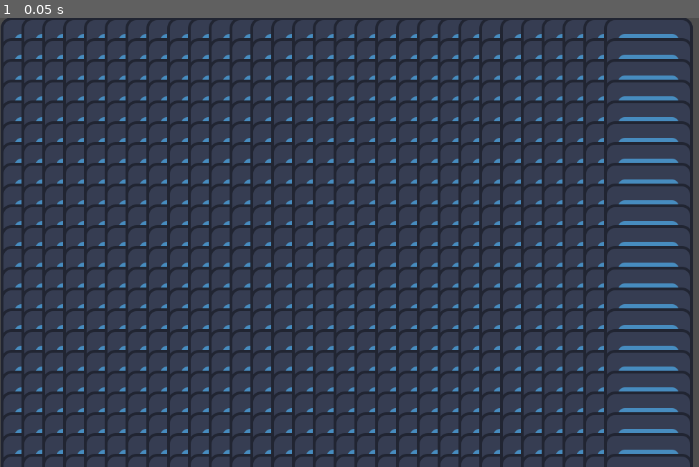
Above: before the commit, frame 1.
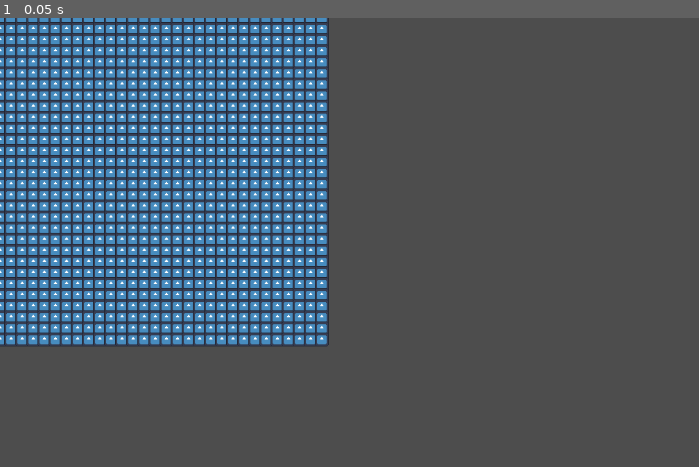
Above: after the commit, the same moment.

Repository: Wildcard209/threethingsgames-j-
Game: Godot game, scene res://Scenes/Main.tscn
Two runs of this game, one before a commit and one after it. Both use one fixed random seed, a clock stepped at 60 frames per second and the inputs below. The engine's default icon, where the game draws it, is replaced by a stand-in: a white triangle on a blue panel in a dark square.
Inputs:
- Up to frame 1 (0.05 s): no input

The runs differ from the first frame. In frame 1, 48% of the frame differs, in the area x 0-100%, y 0-100%.

Commit message:
added stuff

Diff:
--- /dev/null
+++ b/Sprout Lands - Sprites - Basic pack/Sprout Lands - Sprites - Basic pack/Tilesets/new_tile_set.tres
@@ -0,0 +1,3 @@
+[gd_resource type="TileSet" format=3 uid="uid://rqrumtgj612"]
+
+[resource]
--- a/Src/Tsunami/Tsunami.tscn
+++ b/Src/Tsunami/Tsunami.tscn
@@ -7,5 +7,6 @@
 script = ExtResource("1_hwj31")
 
 [node name="Icon" type="Sprite2D" parent="."]
-position = Vector2(65, 65)
+rotation = 0.760964
+skew = -0.792379
 texture = ExtResource("2_u14j8")
--- a/Src/map.gd
+++ b/Src/map.gd
@@ -2,8 +2,8 @@
 
 var GRID_HORIZ_SIZE : int = 30
 var GRID_VERT_SIZE : int = 30
-var TILE_HORIZ_SIZE : int = 30
-var TILE_VERT_SIZE : int = 30
+var TILE_HORIZ_SIZE : int = 16
+var TILE_VERT_SIZE : int = 16
 var layers = []
 # Called when the node enters the scene tree for the first time.
 func _ready():
--- a/Src/tile/tile.gd
+++ b/Src/tile/tile.gd
@@ -1,16 +1,18 @@
 class_name tile extends Node2D
 
-var hp : int = 0
+var hp : int = 100
+var buildState : eBuildState = eBuildState.none
 var collider = null
 
 
 func _ready():
-	collider = $Area2D
-
-
-
-
+	pass
 
 func _on_area_2d_area_entered(area):
 	if area.owner == tsunami:
 		pass
+
+enum eBuildState{
+	none,
+	windmill
+}
--- a/Src/tile/tile.tscn
+++ b/Src/tile/tile.tscn
@@ -12,14 +12,14 @@
 script = ExtResource("1_6tkqd")
 
 [node name="Icon" type="Sprite2D" parent="."]
-position = Vector2(65, 63)
+scale = Vector2(0.15, 0.15)
 texture = ExtResource("1_hrclv")
 
 [node name="Area2D" type="Area2D" parent="."]
 script = SubResource("GDScript_gaocj")
 
 [node name="CollisionShape2D" type="CollisionShape2D" parent="Area2D"]
-position = Vector2(63.5, 64)
+scale = Vector2(0.15, 0.15)
 shape = SubResource("RectangleShape2D_iwkfn")
 
 [connection signal="area_entered" from="Area2D" to="." method="_on_area_2d_area_entered"]
Binary file added: Sprout Lands - Sprites - Basic pack/Sprout Lands - Sprites - Basic pack/Characters/Basic Charakter Actions.png
Not shown, added: Sprout Lands - Sprites - Basic pack/Sprout Lands - Sprites - Basic pack/Characters/Basic Charakter Actions.png.import
Binary file added: Sprout Lands - Sprites - Basic pack/Sprout Lands - Sprites - Basic pack/Characters/Basic Charakter Spritesheet.png
Not shown, added: Sprout Lands - Sprites - Basic pack/Sprout Lands - Sprites - Basic pack/Characters/Basic Charakter Spritesheet.png.import
Binary file added: Sprout Lands - Sprites - Basic pack/Sprout Lands - Sprites - Basic pack/Characters/Egg_And_Nest.png
Not shown, added: Sprout Lands - Sprites - Basic pack/Sprout Lands - Sprites - Basic pack/Characters/Egg_And_Nest.png.import
Binary file added: Sprout Lands - Sprites - Basic pack/Sprout Lands - Sprites - Basic pack/Characters/Free Chicken Sprites.png
Not shown, added: Sprout Lands - Sprites - Basic pack/Sprout Lands - Sprites - Basic pack/Characters/Free Chicken Sprites.png.import
Binary file added: Sprout Lands - Sprites - Basic pack/Sprout Lands - Sprites - Basic pack/Characters/Free Cow Sprites.png
Not shown, added: Sprout Lands - Sprites - Basic pack/Sprout Lands - Sprites - Basic pack/Characters/Free Cow Sprites.png.import
Binary file added: Sprout Lands - Sprites - Basic pack/Sprout Lands - Sprites - Basic pack/Characters/Tools.png
Not shown, added: Sprout Lands - Sprites - Basic pack/Sprout Lands - Sprites - Basic pack/Characters/Tools.png.import
(and 91 more such lines)
